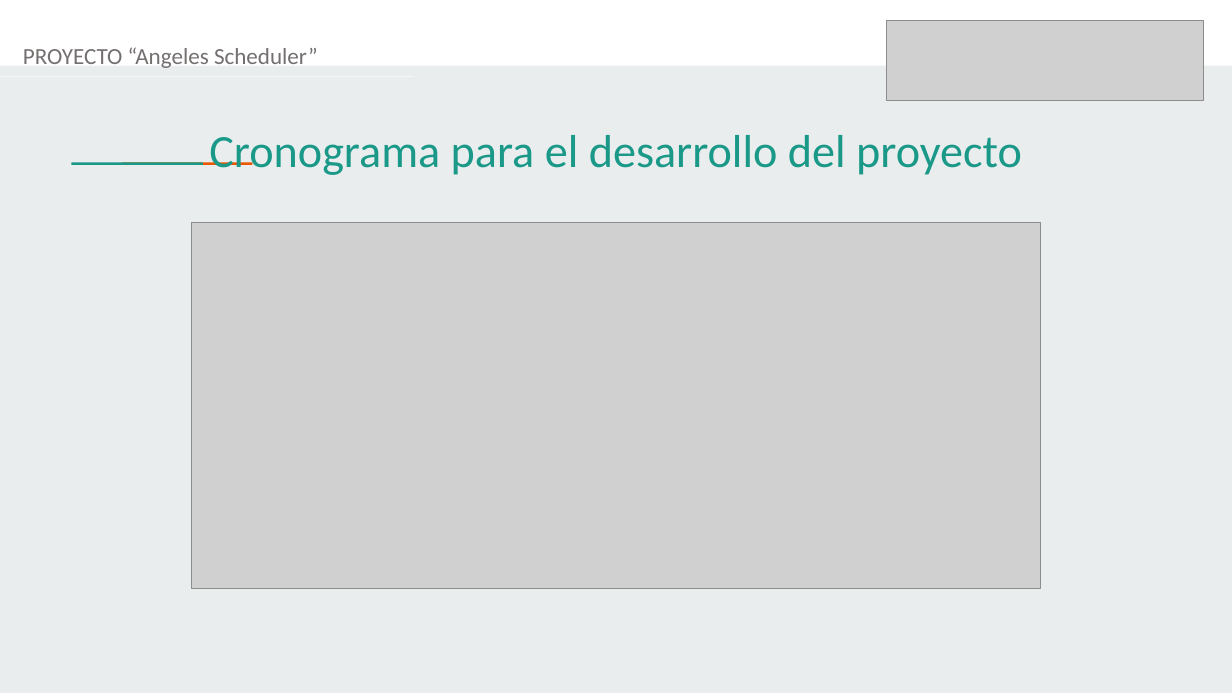
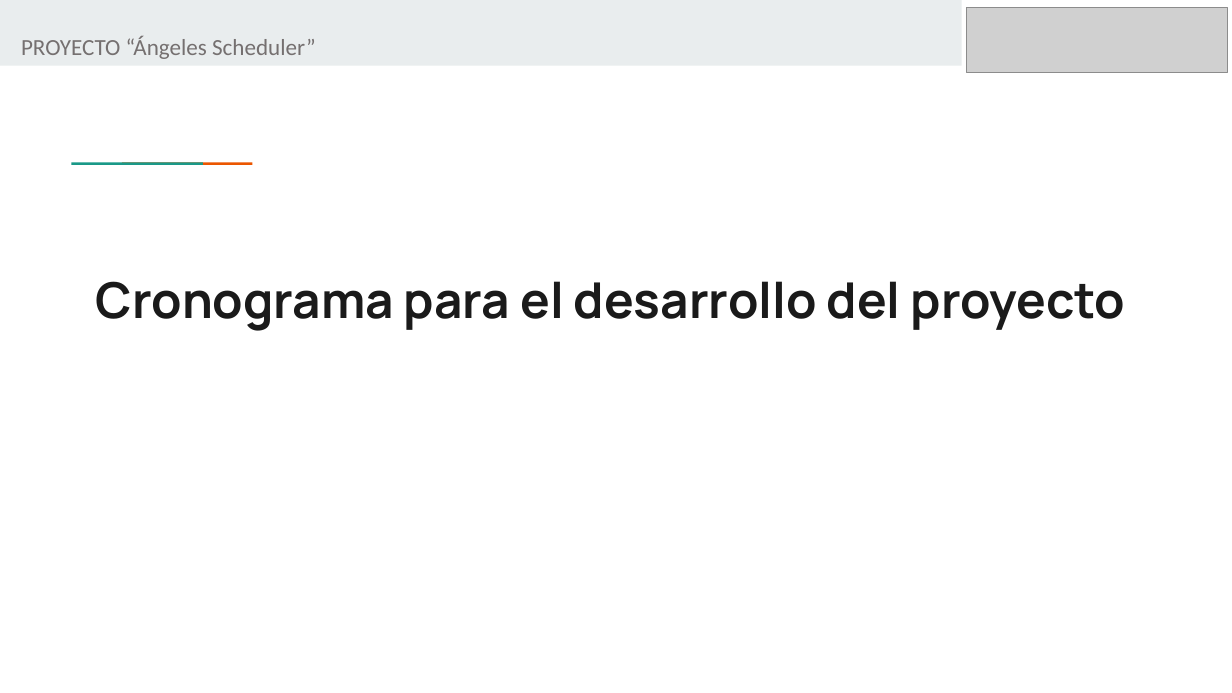
Before and after one commit to CrisMolina12/CP_PTY4614_4_EQP_2, a slide deck: slide 7 of Fase 2/Evidencias Proyecto/Presentación Proyecto.pptx. Drawn at 1232x693 pixels with LibreOffice and Linux fonts; fonts in the diff are those of the drawing; grey boxes stand for pictures. Boxes give left, top, right and bottom in pixels: in the first picture for what was removed or moved away, otherwise in the second. Text is boxed around its words. In the diff, an @@ line names an element or a change of style, - is before the commit and + after.

```diff
--- a/Fase 2/Evidencias Proyecto/Presentación Proyecto.pptx
+++ b/Fase 2/Evidencias Proyecto/Presentación Proyecto.pptx
@@ background #E9EDEE to #FFFFFF @@
@@ rectangle at <box>0,0,1232,66</box>: fill #FFFFFF to #E9EDEE @@
@@ rectangle added at <box>962,0,1232,72</box>, fill #FFFFFF @@
@@ picture: place and size @@
-picture at <box>886,21,1204,101</box>
+picture at <box>967,7,1227,73</box>
@@ text at <box>21,36,316,59</box>: text changed @@
-PROYECTO “Angeles Scheduler”
+PROYECTO “Ángeles Scheduler”
@@ line removed from (0, 77) to (413, 77) @@
@@ picture removed at <box>191,223,1042,589</box> @@
@@ title "Cronograma para el desarrollo del ...": place and size @@
-title "Cronograma para el desarrollo del ..." at <box>209,135,1022,175</box>
+title "Cronograma para el desarrollo del ..." at <box>96,281,1126,331</box>
@@ title "Cronograma para el desarrollo del ..." at <box>96,281,1126,331</box>: size 36 to 38.5 pt, font Calibri to Manrope, text colour #1A9988 to #1A1A1A, bold on; alignment centre to left @@
```
Also in this commit, not shown: 7 other slides changed, 8 slides added, 7 slides removed.
